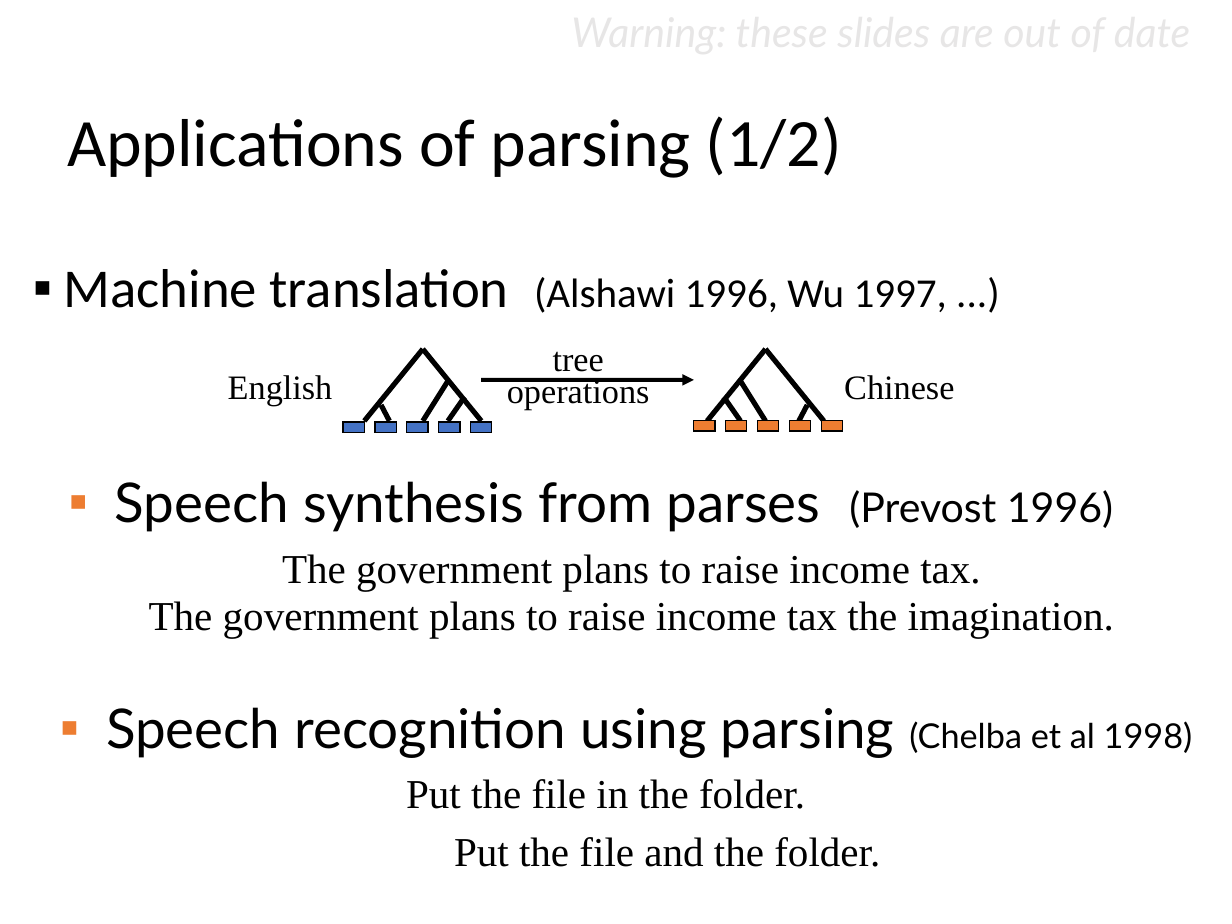
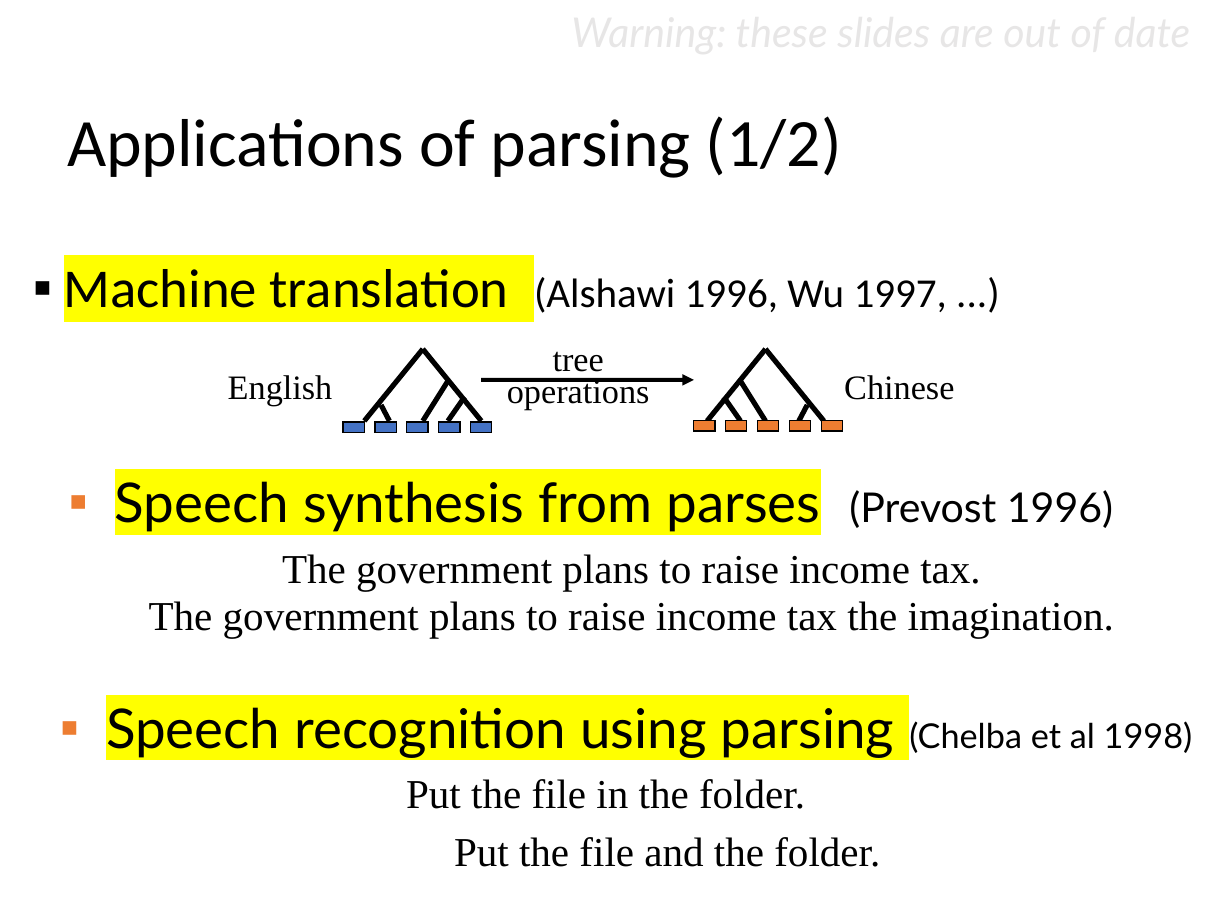
Before and after one commit to balhafni/csci_544_fa_18_slides, a slide deck: slide 13 of cky_0912.pptx. Drawn at 1232x924 pixels with LibreOffice and Linux fonts; fonts in the diff are those of the drawing. Boxes give left, top, right and bottom in pixels: in the first picture for what was removed or moved away, otherwise in the second. Text is boxed around its words. In the diff, an @@ line names an element or a change of style, - is before the commit and + after.

```diff
--- a/cky_0912.pptx
+++ b/cky_0912.pptx
@@ text "Machine translation (Alshawi 1996, Wu ..." at box(64, 269, 947, 313): highlight none to #FFFF00 in "Machine translation" @@
@@ text at box(115, 481, 1113, 532): highlight none to #FFFF00 in "Speech synthesis from parses" @@
@@ text at box(106, 707, 1193, 758): highlight none to #FFFF00 in "Speech recognition using parsing" @@
```
Also in this commit, not shown: 3 other slides changed.
